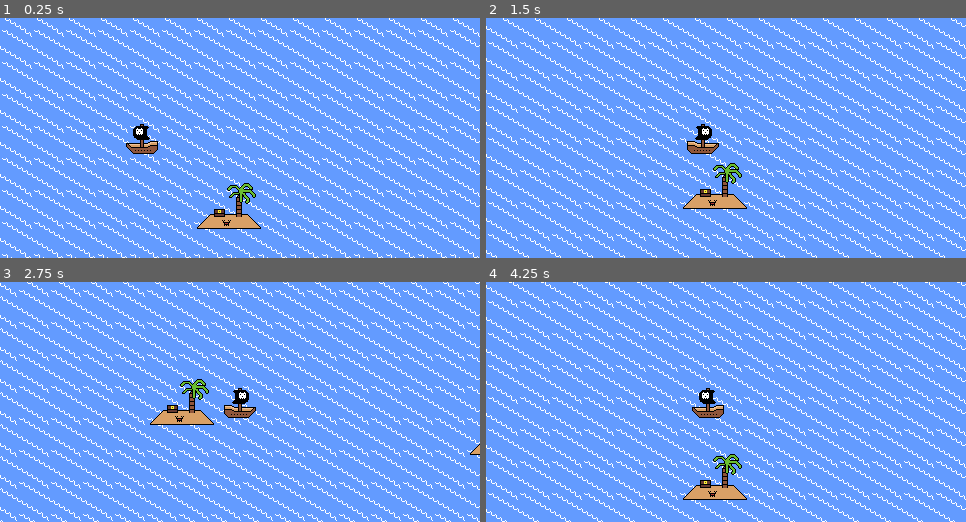
Above: before the commit, frames 1-4 (two rows, left to right).
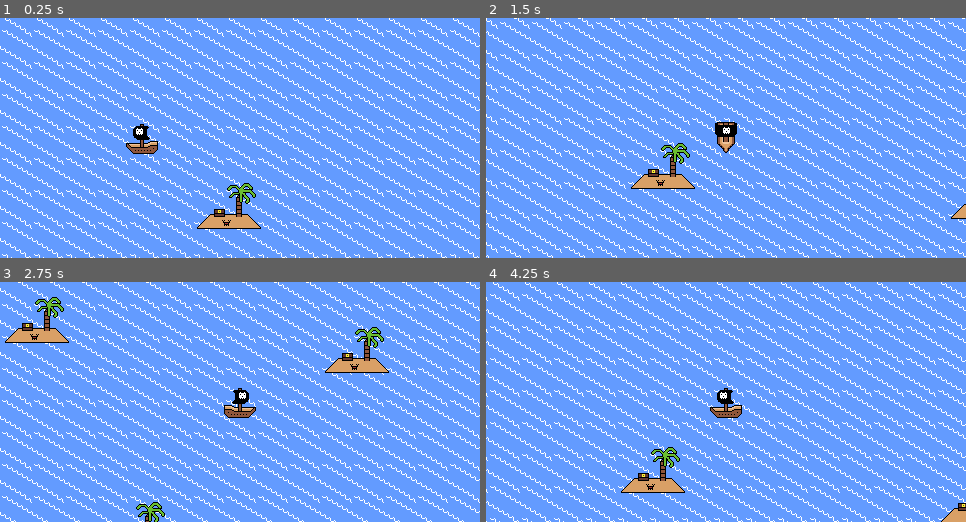
Above: after the commit, the same moments.

Repository: HeyNeek/CaptainCatsAdventure
Game: Godot game, scene res://scenes/ocean_map.tscn
Same seed, same stepped clock (60 frames per second), same inputs: the game is played once before the commit and once after it.
Inputs:
- Up to frame 1 (0.25 s): no input
- Up to frame 2 (1.5 s): tap Enter at 0.5 s; hold D (move_ship_right) 0.53-1.28 s; hold S (move_ship_down) from 1.28 s (still down)
- Up to frame 3 (2.75 s): release S (move_ship_down) at 2.03 s; hold D (move_ship_right) from 2.03 s (still down)
- Up to frame 4 (4.25 s): release D (move_ship_right) at 2.78 s; hold W (move_ship_up) 2.78-3.53 s; hold A (move_ship_left) from 3.53 s (still down)

The runs differ from the first frame. In frame 1, less than 0.1% of the frame differs, in the area x 31-33%, y 54-55%; in frame 2, 20%; in frame 3, 20%, in the area x 0-100%, y 0-100%; in frame 4, 20%.

Commit message:
added vertical pirate ship sprites with some new logic for collision/sprite WIP

Diff:
--- a/scenes/basic_island.tscn
+++ b/scenes/basic_island.tscn
@@ -5,7 +5,7 @@
 [sub_resource type="RectangleShape2D" id="RectangleShape2D_jw4dx"]
 size = Vector2(54, 15)
 
-[node name="BasicIsland" type="StaticBody2D"]
+[node name="BasicIsland" type="StaticBody2D" groups=["islands"]]
 collision_layer = 2
 
 [node name="Sprite2D" type="Sprite2D" parent="."]
--- a/scenes/pirate_ship.tscn
+++ b/scenes/pirate_ship.tscn
@@ -1,10 +1,13 @@
-[gd_scene load_steps=4 format=3 uid="uid://wkdw7gvsjvle"]
+[gd_scene load_steps=5 format=3 uid="uid://wkdw7gvsjvle"]
 
 [ext_resource type="Script" path="res://scripts/pirate_ship.gd" id="1_aivss"]
 [ext_resource type="Texture2D" uid="uid://dssuayelotfnw" path="res://assets/sprites/pirate_ship_2.png" id="2_tqj6d"]
 
 [sub_resource type="RectangleShape2D" id="RectangleShape2D_r4jqg"]
 size = Vector2(28, 11)
+
+[sub_resource type="RectangleShape2D" id="RectangleShape2D_03xo6"]
+size = Vector2(18, 27)
 
 [node name="PirateShip" type="CharacterBody2D"]
 collision_mask = 2
@@ -18,3 +21,7 @@
 shape = SubResource("RectangleShape2D_r4jqg")
 
 [node name="Camera2D" type="Camera2D" parent="."]
+
+[node name="CollisionShape2D2" type="CollisionShape2D" parent="."]
+position = Vector2(0, -0.5)
+shape = SubResource("RectangleShape2D_03xo6")
--- a/scripts/pirate_ship.gd
+++ b/scripts/pirate_ship.gd
@@ -2,6 +2,12 @@
 
 @onready var player_camera = $Camera2D
 @onready var player_sprite = $Sprite2D
+
+var pirate_ship_textures = [
+	preload("res://assets/sprites/pirate_ship_2.png"),
+	preload("res://assets/sprites/pirate_ship_2_down.png")
+]
+var collision_count = 0
 
 const SPEED = 100.0
 
@@ -15,23 +21,40 @@
 	handle_ship_movement()
 	move_and_slide()
 
+	#This is sort of an inconsistent way to check collision, probably should use an Area2d or someshit idk
+	var collision = move_and_collide(velocity * delta)
+	if collision:
+		var collider = collision.get_collider()
+		if collider.is_in_group("islands"):  # Optional: Check if it's part of a specific group
+			collision_count += 1
+			print("hitting island ", collision_count)
+
 func handle_ship_movement():
 	velocity = Vector2.ZERO
 
 	if Input.is_action_pressed("move_ship_down"):
+		player_sprite.texture = pirate_ship_textures[1]
+		player_sprite.flip_v = false
 		velocity.y += 1 * SPEED
 
 	if Input.is_action_pressed("move_ship_up"):
+		player_sprite.texture = pirate_ship_textures[1]
+		player_sprite.flip_v = true
 		velocity.y += -1 * SPEED
 
 	if Input.is_action_pressed("move_ship_left"):
+		player_sprite.texture = pirate_ship_textures[0]
 		player_sprite.flip_h = false
+		player_sprite.flip_v = false #with left and right case its just good to have the ship not be flipped vertically or it looks weird as hell
 		velocity.x -= 1 * SPEED
 
 	if Input.is_action_pressed("move_ship_right"):
+		player_sprite.texture = pirate_ship_textures[0]
 		player_sprite.flip_h = true
+		player_sprite.flip_v = false #with left and right case its just good to have the ship not be flipped vertically or it looks weird as hell
 		velocity.x += 1 * SPEED
 
+	#speed caps to 100 in every direction
 	if velocity.x > 100:
 		velocity.x = 100
 
@@ -43,3 +66,6 @@
 
 	if velocity.y < -100:
 		velocity.y = -100
+
+func ship_hits_island():
+	pass
Binary file changed: assets/sprites/pirate_ship_2.png
Binary file added: assets/sprites/pirate_ship_2_down.png
Not shown, added: assets/sprites/pirate_ship_2_down.png.import
